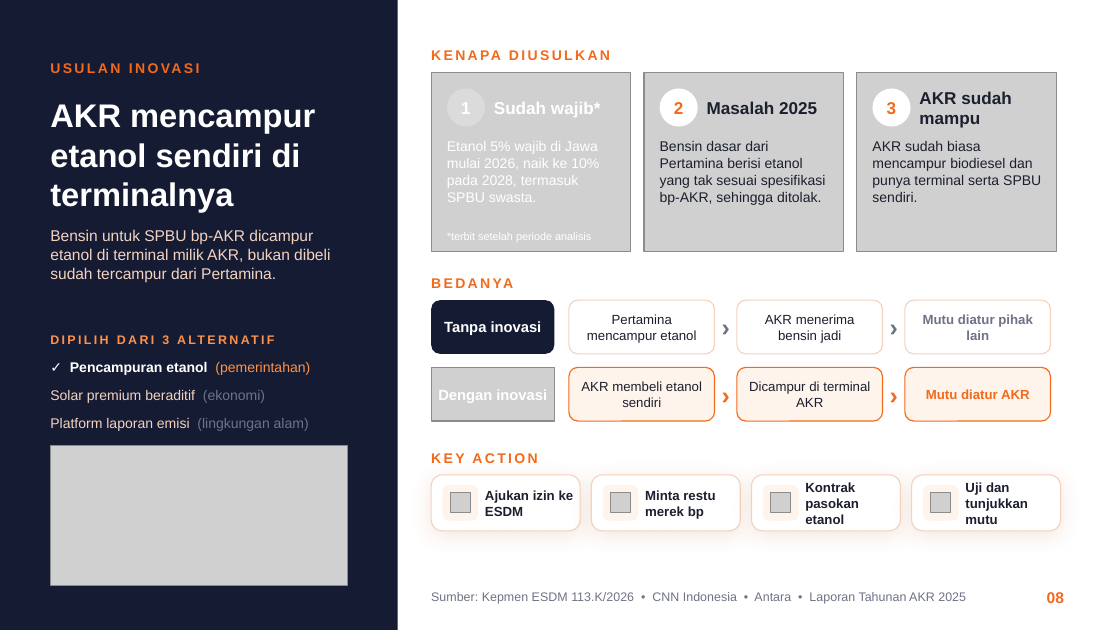
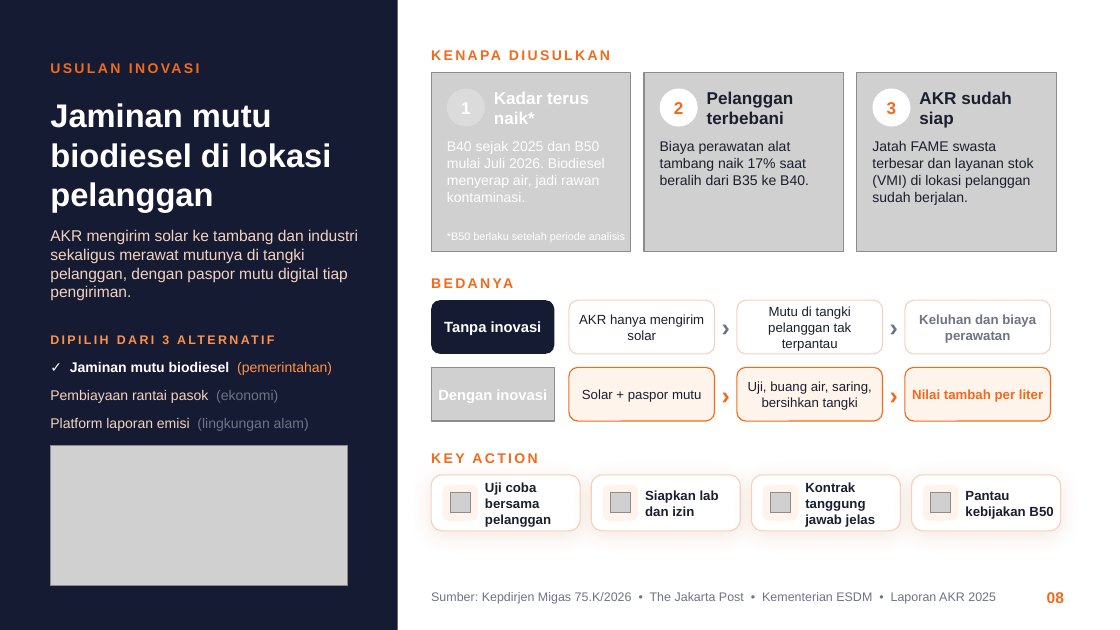
Before and after one commit to aslihabnuri/Dom-Manipulation, a slide deck: slide 8 of output-paper-GBE/Presentasi GBE - Aulia Sisca Rahmadiyanti - SEMBA 51A - PT AKR Corporindo Tbk.pptx. Drawn at 1120x630 pixels with LibreOffice and Linux fonts; fonts in the diff are those of the drawing; grey boxes stand for pictures; background and template pictures are left out. Boxes give left, top, right and bottom in pixels: in the first picture for what was removed or moved away, otherwise in the second. Text is boxed around its words. In the diff, an @@ line names an element or a change of style, - is before the commit and + after.

```diff
--- a/output-paper-GBE/Presentasi GBE - Aulia Sisca Rahmadiyanti - SEMBA 51A - PT AKR Corporindo Tbk.pptx
+++ b/output-paper-GBE/Presentasi GBE - Aulia Sisca Rahmadiyanti - SEMBA 51A - PT AKR Corporindo Tbk.pptx
@@ text at (x1=50, y1=103, x2=332, y2=212): text changed @@
-AKR mencampur etanol sendiri di terminalnya
+Jaminan mutu biodiesel di lokasi pelanggan
@@ text at (x1=494, y1=92, x2=589, y2=124): text changed @@
-Sudah wajib*
+Kadar terus naik*
@@ text at (x1=707, y1=91, x2=794, y2=124): text changed @@
-Masalah 2025
+Pelanggan terbebani
@@ text at (x1=919, y1=91, x2=1011, y2=128): text changed @@
-AKR sudah mampu
+AKR sudah siap
@@ text at (x1=447, y1=141, x2=605, y2=202): text changed @@
-Etanol 5% wajib di Jawa mulai 2026, naik ke 10% pada 2028, termasuk SPBU swasta.
+B40 sejak 2025 dan B50 mulai Juli 2026. Biodiesel menyerap air, jadi rawan kontaminasi.
@@ text at (x1=660, y1=141, x2=809, y2=185): text changed @@
-Bensin dasar dari Pertamina berisi etanol yang tak sesuai spesifikasi bp-AKR, sehingga ditolak.
+Biaya perawatan alat tambang naik 17% saat beralih dari B35 ke B40.
@@ text at (x1=872, y1=141, x2=1034, y2=205): text changed @@
-AKR sudah biasa mencampur biodiesel dan punya terminal serta SPBU sendiri.
+Jatah FAME swasta terbesar dan layanan stok (VMI) di lokasi pelanggan sudah berjalan.
@@ text at (x1=50, y1=229, x2=358, y2=301): text changed @@
-Bensin untuk SPBU bp-AKR dicampur etanol di terminal milik AKR, bukan dibeli sudah tercampur dari Pertamina.
+AKR mengirim solar ke tambang dan industri sekaligus merawat mutunya di tangki pelanggan, dengan paspor mutu digital tiap pengiriman.
@@ text at (x1=447, y1=233, x2=625, y2=240): text changed @@
-*terbit setelah periode analisis
+*B50 berlaku setelah periode analisis
@@ text at (x1=579, y1=314, x2=704, y2=340): text changed @@
-Pertamina mencampur etanol
+AKR hanya mengirim solar
@@ text at (x1=768, y1=306, x2=852, y2=351): text changed @@
-AKR menerima bensin jadi
+Mutu di tangki pelanggan tak terpantau
@@ text at (x1=919, y1=314, x2=1036, y2=343): text changed @@
-Mutu diatur pihak lain
+Keluhan dan biaya perawatan
@@ text at (x1=70, y1=362, x2=332, y2=375): text changed @@
-✓ Pencampuran etanol (pemerintahan)
+✓ Jaminan mutu biodiesel (pemerintahan)
@@ text at (x1=582, y1=389, x2=701, y2=402): text changed @@
-AKR membeli etanol sendiri
+Solar + paspor mutu
@@ text at (x1=748, y1=381, x2=872, y2=410): text changed @@
-Dicampur di terminal AKR
+Uji, buang air, saring, bersihkan tangki
@@ text at (x1=912, y1=389, x2=1043, y2=402): text changed @@
-Mutu diatur AKR
+Nilai tambah per liter
@@ text at (x1=50, y1=390, x2=278, y2=403): text changed @@
-Solar premium beraditif (ekonomi)
+Pembiayaan rantai pasok (ekonomi)
@@ text at (x1=485, y1=482, x2=551, y2=527): text changed @@
-Ajukan izin ke ESDM
+Uji coba bersama pelanggan
@@ text at (x1=645, y1=490, x2=719, y2=516): text changed @@
-Minta restu merek bp
+Siapkan lab dan izin
@@ text at (x1=805, y1=482, x2=875, y2=527): text changed @@
-Kontrak pasokan etanol
+Kontrak tanggung jawab jelas
@@ text at (x1=965, y1=491, x2=1053, y2=519): text changed @@
-Uji dan tunjukkan mutu
+Pantau kebijakan B50
@@ text at (x1=431, y1=592, x2=996, y2=604): text changed @@
-Sumber: Kepmen ESDM 113.K/2026 • CNN Indonesia • Antara • Laporan Tahunan AKR 2025
+Sumber: Kepdirjen Migas 75.K/2026 • The Jakarta Post • Kementerian ESDM • Laporan AKR 2025
```
Also in this commit, not shown: 1 other slide changed, 6 other files.
